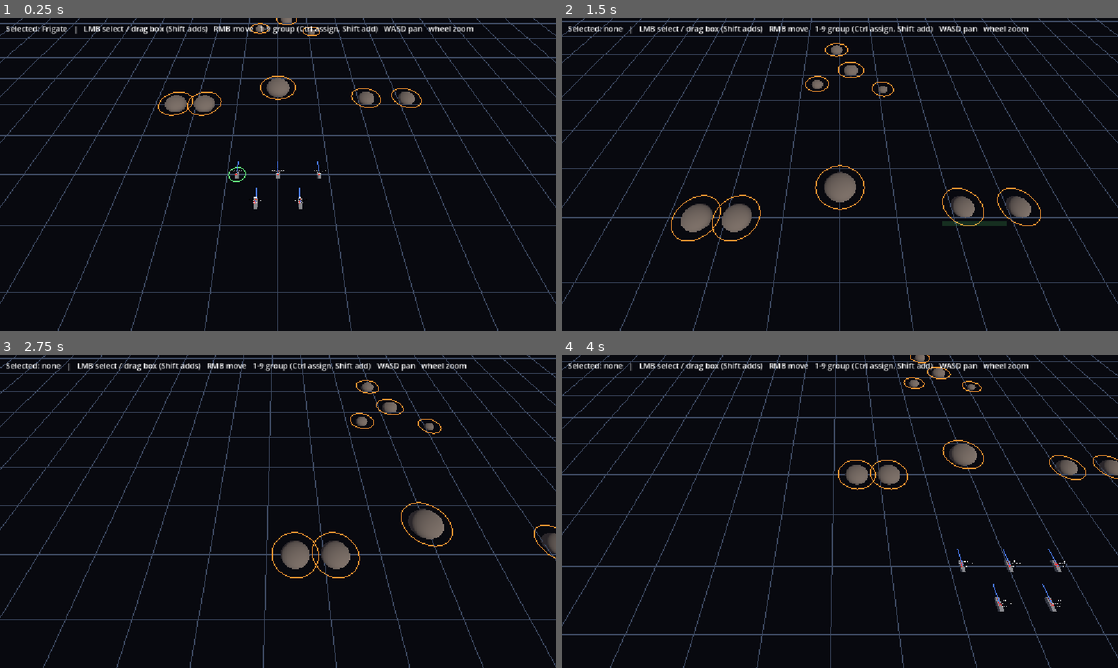
Above: before the commit, frames 1-4 (two rows, left to right).
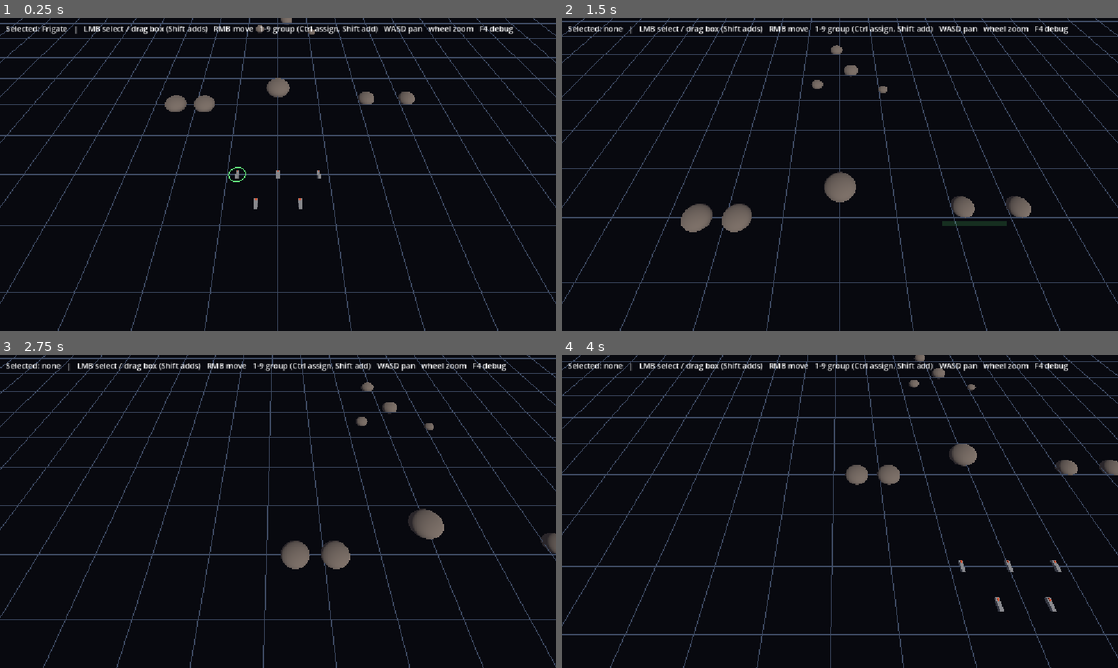
Above: after the commit, the same moments.

Repository: nikosban/tala
Game: Godot game, scene res://game/presentation/sandbox/movement_sandbox.tscn
Same seed, same stepped clock (60 frames per second), same inputs: the game is played once before the commit and once after it.
Inputs (mouse positions are in pixels of both pictures, inside the frame that each line leads up to):
- Up to frame 1 (0.25 s): no input
- Up to frame 2 (1.5 s): tap Enter at 0.5 s; move the mouse to (812, 237) at 0.52 s; hold W 0.53-1.25 s; tap 0 at 0.6 s; click (812, 237) at 0.67 s; drag from (1006, 221) to (812, 237) at 1.27 s
- Up to frame 3 (2.75 s): move the mouse to (111, 464) at 2.02 s; hold A from 2.03 s (still down); tap 0 at 2.1 s
- Up to frame 4 (4 s): release A at 2.75 s; drag from (867, 511) to (673, 464) at 2.77 s; move the mouse to (756, 433) at 3.52 s; hold S from 3.53 s (still down); tap 0 at 3.6 s

The runs differ from the first frame. In frame 1, 0.4% of the frame differs, in the area x 28-93%, y 0-60%; in frame 2, 0.6%, in the area x 19-91%, y 2-72%; in frame 3, 0.5%; in frame 4, 0.5%.

Commit message:
Add DebugTools: F4 toggle for all debug visuals
Move per-ship overlays, keep-out circles and destination markers out of
the sandbox into DebugTools (Presentation layer, reads only). Hidden at
start; F4 shows or hides everything. Adds scene tests and updates
ARCHITECTURE.md and the help line.

Co-Authored-By: Claude Opus 5.5 <noreply@anthropic.com>

Diff:
--- a/game/player/player_input.gd
+++ b/game/player/player_input.gd
@@ -11,7 +11,7 @@
 signal box_changed(rect: Rect2, visible: bool)
 
 const HELP := "LMB select / drag box (Shift adds)   RMB move   " \
-		+ "1-9 group (Ctrl assign, Shift add)   WASD pan   wheel zoom"
+		+ "1-9 group (Ctrl assign, Shift add)   WASD pan   wheel zoom   F4 debug"
 
 @export var command: CommandController
 ## Camera used to pick ships and points on the plane.
--- /dev/null
+++ b/game/presentation/debug/debug_tools.gd
@@ -0,0 +1,82 @@
+class_name DebugTools
+extends Node3D
+## Debug tooling (Presentation, reads only): owns every debug visual and toggles them all with
+## one key (F4), hidden at start. Per tracked ship: the movement overlay (route, corridor,
+## steer arc, stop point, turning circles, give-way point, state label; the first ship also
+## draws the obstacle keep-out circles) and the active (green) and pending (yellow)
+## destination markers. Reads ShipBase.get_debug_info() / get_active_destination() and
+## CommandController.get_pending_destination(); changes no game state.
+
+const MARKER := preload("res://game/presentation/debug/destination_marker.tscn")
+const DEBUG_DRAW := preload("res://game/presentation/debug/movement_debug_draw.gd")
+
+## Source of pending (delayed) orders for the yellow markers. Optional.
+@export var command: CommandController
+## Whether the debug visuals start visible.
+@export var enabled := false
+@export var toggle_key: Key = KEY_F4
+@export var pending_color := Color(1.0, 0.85, 0.2)
+
+## Holds every debug visual; hidden and not processed while disabled.
+var _layers := Node3D.new()
+var _tracked := {}  # ShipBase -> [overlay, active marker, pending marker]
+
+
+func _ready() -> void:
+	_layers.name = "Layers"
+	add_child(_layers)
+	set_enabled(enabled)
+
+
+func track_ship(ship: ShipBase) -> void:
+	if _tracked.has(ship):
+		return
+	var overlay := DEBUG_DRAW.new()
+	overlay.ship = ship
+	overlay.draw_clearance = _tracked.is_empty()
+	var active: MeshInstance3D = MARKER.instantiate()
+	var pending: MeshInstance3D = MARKER.instantiate()
+	var material := StandardMaterial3D.new()
+	material.shading_mode = BaseMaterial3D.SHADING_MODE_UNSHADED
+	material.albedo_color = pending_color
+	pending.material_override = material
+	for node: Node in [overlay, active, pending]:
+		_layers.add_child(node)
+	_tracked[ship] = [overlay, active, pending]
+
+
+func set_enabled(on: bool) -> void:
+	enabled = on
+	_layers.visible = on
+	_layers.process_mode = Node.PROCESS_MODE_INHERIT if on else Node.PROCESS_MODE_DISABLED
+
+
+func is_enabled() -> bool:
+	return enabled
+
+
+func _unhandled_input(event: InputEvent) -> void:
+	var key := event as InputEventKey
+	if key != null and key.pressed and not key.echo and key.keycode == toggle_key:
+		set_enabled(not enabled)
+		get_viewport().set_input_as_handled()
+
+
+func _process(_delta: float) -> void:
+	for ship: Variant in _tracked.keys():
+		var nodes: Array = _tracked[ship]
+		if not is_instance_valid(ship):
+			for node: Node in nodes:
+				node.queue_free()
+			_tracked.erase(ship)
+			continue
+		if not enabled:
+			continue
+		_place_marker(nodes[1], (ship as ShipBase).get_active_destination())
+		_place_marker(nodes[2], command.get_pending_destination(ship) if command != null else null)
+
+
+func _place_marker(marker: MeshInstance3D, destination: Variant) -> void:
+	marker.visible = destination != null
+	if destination != null:
+		marker.global_position = destination
--- a/game/presentation/sandbox/sandbox_controller.gd
+++ b/game/presentation/sandbox/sandbox_controller.gd
@@ -1,12 +1,10 @@
 extends Node3D
 ## Movement sandbox (project main scene). Composition only: builds the world (obstacles, grid),
 ## the ships, Command (CommandController), the Player layer (PlayerInput, RtsCamera, Hud) and
-## debug presentation: overlays plus active (green) and pending (yellow) destination markers.
+## DebugTools (all debug visuals, toggled with F4).
 
 const FRIGATE := preload("res://game/ship/classes/frigate/frigate.tscn")
 const OBSTACLE := preload("res://game/world/obstacles/obstacle.tscn")
-const MARKER := preload("res://game/presentation/debug/destination_marker.tscn")
-const DEBUG_DRAW := preload("res://game/presentation/debug/movement_debug_draw.gd")
 
 @export var spawn_points: Array[Vector3] = [
 	Vector3(-80, 0, 0), Vector3(0, 0, 0), Vector3(80, 0, 0),
@@ -27,7 +25,7 @@
 var _command := CommandController.new()
 var _input := PlayerInput.new()
 var _hud := Hud.new()
-var _markers := {}  # ShipBase -> [active marker, pending marker]
+var _debug := DebugTools.new()
 
 
 func _ready() -> void:
@@ -40,45 +38,20 @@
 	_input.command = _command
 	_input.camera = _camera
 	add_child(_input)
-	var first := true
+	_debug.command = _command
+	add_child(_debug)
 	for point in spawn_points:
 		var ship: ShipBase = FRIGATE.instantiate()
 		ship.position = point
 		add_child(ship)
 		_ships.append(ship)
 		_command.register_ship(ship)
-		var overlay := DEBUG_DRAW.new()
-		overlay.ship = ship
-		overlay.draw_clearance = first
-		first = false
-		add_child(overlay)
-		var active: MeshInstance3D = MARKER.instantiate()
-		var pending: MeshInstance3D = MARKER.instantiate()
-		var pending_material := StandardMaterial3D.new()
-		pending_material.shading_mode = BaseMaterial3D.SHADING_MODE_UNSHADED
-		pending_material.albedo_color = Color(1.0, 0.85, 0.2)
-		pending.material_override = pending_material
-		add_child(active)
-		add_child(pending)
-		_markers[ship] = [active, pending]
+		_debug.track_ship(ship)
 	_hud.command = _command
 	_hud.input = _input
 	add_child(_hud)
 	_command.select([_ships[0]])
 	_draw_grid()
-
-
-func _process(_delta: float) -> void:
-	for ship: ShipBase in _ships:
-		var pair: Array = _markers[ship]
-		_place_marker(pair[0], ship.get_active_destination())
-		_place_marker(pair[1], _command.get_pending_destination(ship))
-
-
-func _place_marker(marker: MeshInstance3D, destination: Variant) -> void:
-	marker.visible = destination != null
-	if destination != null:
-		marker.global_position = destination
 
 
 func _draw_grid() -> void:
--- a/tests/run_tests.gd
+++ b/tests/run_tests.gd
@@ -17,6 +17,7 @@
 	"res://tests/unit/test_order_delays.gd",
 	"res://tests/unit/test_right_of_way.gd",
 	"res://tests/scenarios/test_fleet_scene.gd",
+	"res://tests/scenarios/test_debug_tools.gd",
 ]
 
 
--- /dev/null
+++ b/tests/scenarios/test_debug_tools.gd
@@ -0,0 +1,77 @@
+extends RefCounted
+## Scene tests for DebugTools: hidden at start, F4 toggles every debug visual, markers follow
+## the active order, and visuals of a freed ship are removed.
+
+const FRIGATE := preload("res://game/ship/classes/frigate/frigate.tscn")
+
+
+func _world(t: TestContext) -> Node3D:
+	await t.tree.process_frame
+	var world := Node3D.new()
+	t.tree.root.add_child(world)
+	return world
+
+
+func _f4() -> InputEventKey:
+	var event := InputEventKey.new()
+	event.keycode = KEY_F4
+	event.pressed = true
+	return event
+
+
+func _setup(world: Node3D) -> Array:
+	var command := CommandController.new()
+	world.add_child(command)
+	var debug := DebugTools.new()
+	debug.command = command
+	world.add_child(debug)
+	var ship: ShipBase = FRIGATE.instantiate()
+	world.add_child(ship)
+	ship.movement.reset_motion(Vector3.ZERO, 0.0, 0.0)
+	command.register_ship(ship)
+	debug.track_ship(ship)
+	return [debug, ship, command]
+
+
+func test_hidden_at_start_and_f4_toggles(t: TestContext) -> void:
+	var world: Node3D = await _world(t)
+	var parts := _setup(world)
+	var debug: DebugTools = parts[0]
+	var layers: Node3D = debug.get_node("Layers")
+	t.check(not debug.is_enabled(), "debug starts disabled")
+	t.check(not layers.is_visible_in_tree(), "debug visuals hidden at start")
+	t.check(layers.get_child_count() == 3, "overlay and two markers per ship (got %d)" % layers.get_child_count())
+	debug._unhandled_input(_f4())
+	t.check(debug.is_enabled() and layers.is_visible_in_tree(), "F4 shows debug visuals")
+	debug._unhandled_input(_f4())
+	t.check(not debug.is_enabled() and not layers.is_visible_in_tree(), "F4 again hides them")
+	world.queue_free()
+
+
+func test_active_marker_follows_order(t: TestContext) -> void:
+	var world: Node3D = await _world(t)
+	var parts := _setup(world)
+	var debug: DebugTools = parts[0]
+	var ship: ShipBase = parts[1]
+	debug.set_enabled(true)
+	var destination := Vector3(0, 0, -200)
+	ship.movement.issue_move_order(destination)
+	for i in 5:
+		await t.tree.physics_frame
+	await t.tree.process_frame
+	var active: MeshInstance3D = debug.get_node("Layers").get_child(1)
+	t.check(active.visible, "active marker shown while an order is active")
+	t.check(active.global_position.distance_to(destination) < 0.01, "active marker at the destination")
+	world.queue_free()
+
+
+func test_freed_ship_visuals_removed(t: TestContext) -> void:
+	var world: Node3D = await _world(t)
+	var parts := _setup(world)
+	var debug: DebugTools = parts[0]
+	var ship: ShipBase = parts[1]
+	ship.free()
+	await t.tree.process_frame
+	await t.tree.process_frame
+	t.check(debug.get_node("Layers").get_child_count() == 0, "visuals of a freed ship are removed")
+	world.queue_free()
Not shown, added: game/presentation/debug/debug_tools.gd.uid
Not shown, added: tests/scenarios/test_debug_tools.gd.uid
Not shown, changed: ARCHITECTURE.md
